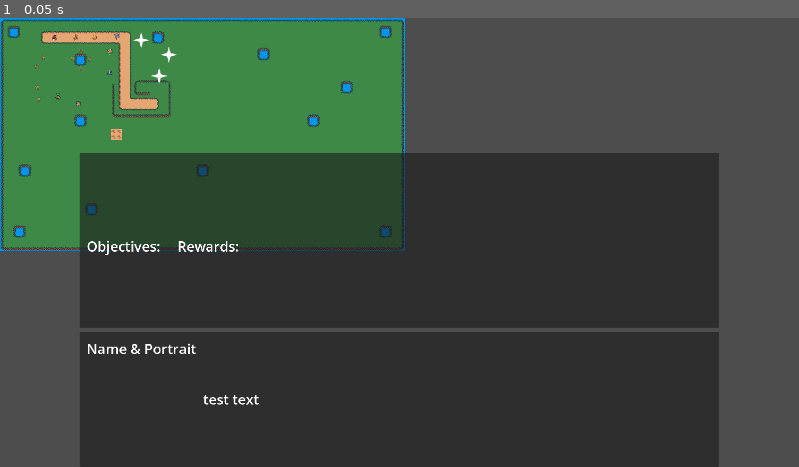
Above: before the commit, frame 1.
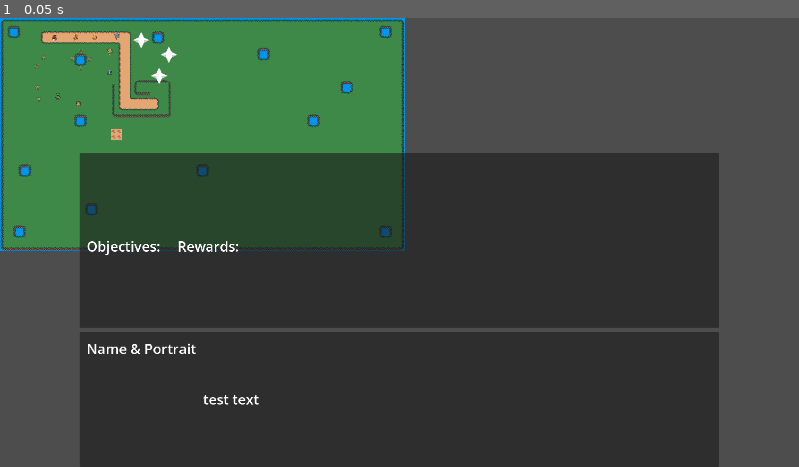
Above: after the commit, the same moment.

Repository: esasiela/hc-adventure-game
Game: Godot game, scene res://scenes/zones/outdoor_zone_old.tscn
Same seed, same stepped clock (60 frames per second), same inputs: the game is played once before the commit and once after it. This scene is started directly instead of the project's main scene.
Inputs:
- Up to frame 1 (0.05 s): no input

The runs differ from the first frame. In frame 1, less than 0.1% of the frame differs, in the area x 16-23%, y 3-15%.
Error in both runs: Invalid call. Nonexistent function 'spawn_harvest_node' in base 'Nil'. (res://scripts/harvest_node_marker.gd:48)

Commit message:
Fix scrolling for control buttons in dialogue ui

Diff:
--- a/dialogue/dialogue_ui.gd
+++ b/dialogue/dialogue_ui.gd
@@ -5,7 +5,7 @@
 const GOODBYE_CHOICE: DialogueChoice = preload("res://dialogue/defaults/dialogue_choice_goodbye.tres")
 
 @onready var line_text: Label = $DialoguePanel/MarginContainer/Columns/LineText
-@onready var choices: VBoxContainer = $DialoguePanel/MarginContainer/Columns/Choices
+@onready var choices: VBoxContainer = $DialoguePanel/MarginContainer/Columns/ScrollContainer/MarginContainer/Choices
 @onready var name_label: Label = $DialoguePanel/MarginContainer/Columns/NpcInfo/NameLabel
 @onready var portrait: TextureRect = $DialoguePanel/MarginContainer/Columns/NpcInfo/Portrait
 
--- a/dialogue/dialogue_ui.tscn
+++ b/dialogue/dialogue_ui.tscn
@@ -52,7 +52,19 @@
 text = "test text"
 autowrap_mode = 2
 
-[node name="Choices" type="VBoxContainer" parent="DialoguePanel/MarginContainer/Columns" unique_id=742600524]
+[node name="ScrollContainer" type="ScrollContainer" parent="DialoguePanel/MarginContainer/Columns" unique_id=746478623]
+custom_minimum_size = Vector2(300, 0)
+layout_mode = 2
+horizontal_scroll_mode = 3
+
+[node name="MarginContainer" type="MarginContainer" parent="DialoguePanel/MarginContainer/Columns/ScrollContainer" unique_id=1062359840]
+layout_mode = 2
+theme_override_constants/margin_left = 5
+theme_override_constants/margin_top = 5
+theme_override_constants/margin_right = 5
+theme_override_constants/margin_bottom = 5
+
+[node name="Choices" type="VBoxContainer" parent="DialoguePanel/MarginContainer/Columns/ScrollContainer/MarginContainer" unique_id=742600524]
 layout_mode = 2
 theme_override_constants/separation = 10
 alignment = 2
--- a/scenes/harvest_node.tscn
+++ b/scenes/harvest_node.tscn
@@ -4,7 +4,7 @@
 [ext_resource type="PackedScene" uid="uid://ugu74liv03kx" path="res://scenes/interactable.tscn" id="1_qligw"]
 [ext_resource type="Texture2D" uid="uid://c1dw3aktjlmmv" path="res://assets/images/items/shikashi/tile230.png" id="2_iwril"]
 [ext_resource type="Shader" uid="uid://ct8r1dg1yii82" path="res://shaders/harvest_node.gdshader" id="3_h74ku"]
-[ext_resource type="Texture2D" uid="uid://b8sdga37jfusu" path="res://assets/images/minimap/kenney_simpleSpace/star_medium.png" id="5_dy0by"]
+[ext_resource type="Texture2D" uid="uid://c30rgea47qh3m" path="res://assets/images/minimap/kenney_simpleSpace/star_large.png" id="5_dy0by"]
 
 [sub_resource type="ShaderMaterial" id="ShaderMaterial_h74ku"]
 shader = ExtResource("3_h74ku")
@@ -25,6 +25,7 @@
 
 [node name="MinimapSprite" type="Sprite2D" parent="." index="2" unique_id=1670073587]
 visibility_layer = 2
+texture_filter = 1
 texture = ExtResource("5_dy0by")
 
 [node name="HitBox" type="StaticBody2D" parent="." index="3" unique_id=1362728212]
